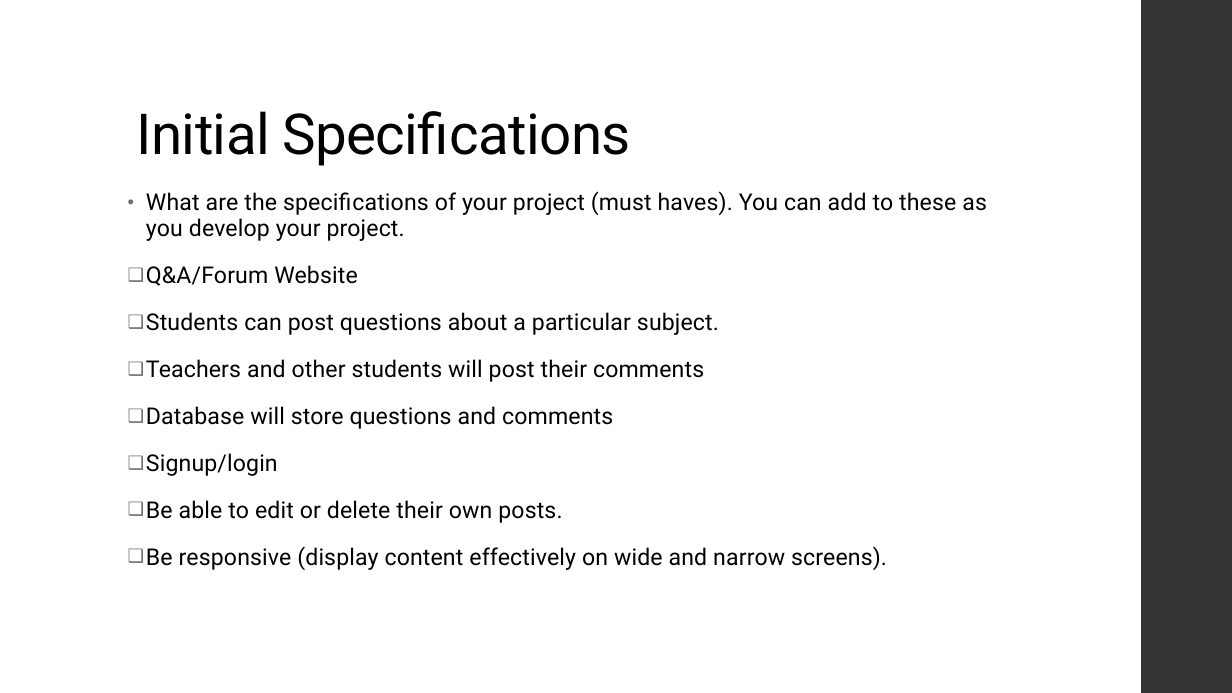
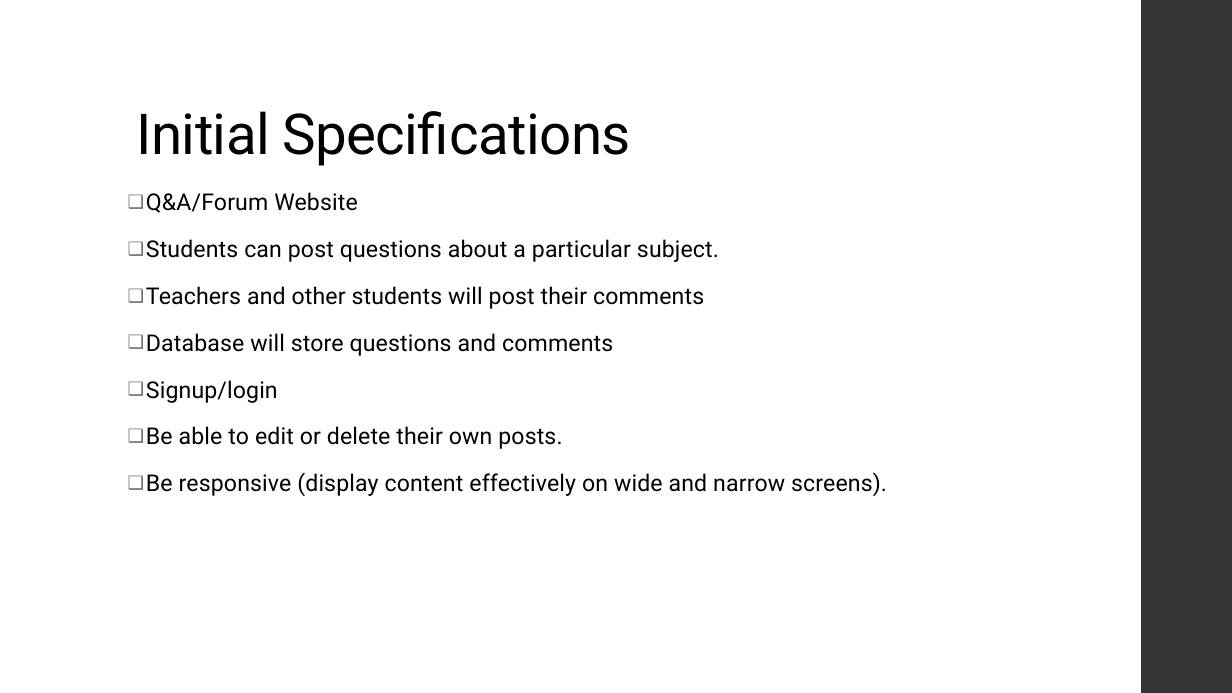
Before and after one commit to niuqaoJ-life/jollibee-fanpage, a slide deck: slide 6 of AS91903_91906_Evidence_Joaquin_Badenas.pptx. Drawn at 1232x693 pixels with LibreOffice and Linux fonts; fonts in the diff are those of the drawing. Boxes give left, top, right and bottom in pixels: in the first picture for what was removed or moved away, otherwise in the second. Text is boxed around its words. In the diff, an @@ line names an element or a change of style, - is before the commit and + after.

Commit message:
Imported Blog App into project
Used finished code from Blog App done previously in class as a base for my school forum page.

```diff
--- a/AS91903_91906_Evidence_Joaquin_Badenas.pptx
+++ b/AS91903_91906_Evidence_Joaquin_Badenas.pptx
@@ text at [146, 191, 987, 241]: paragraph removed @@
-• What are the specifications of your project (must haves). You can add to these as you develop your project.
```
Also in this commit, not shown: 1 other slide changed, 9 other files.
